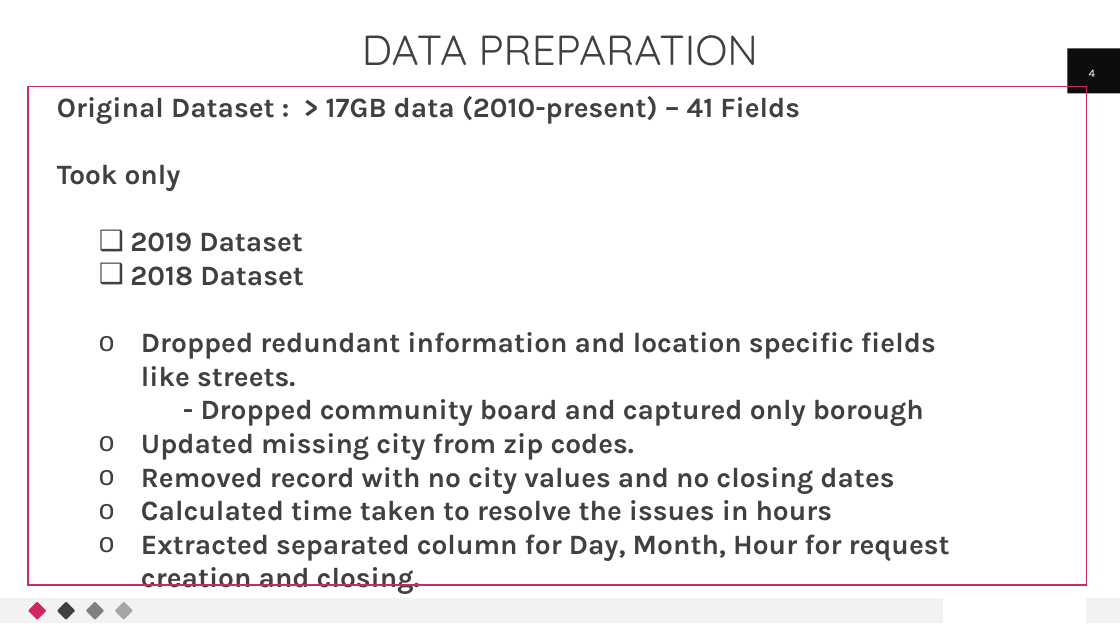
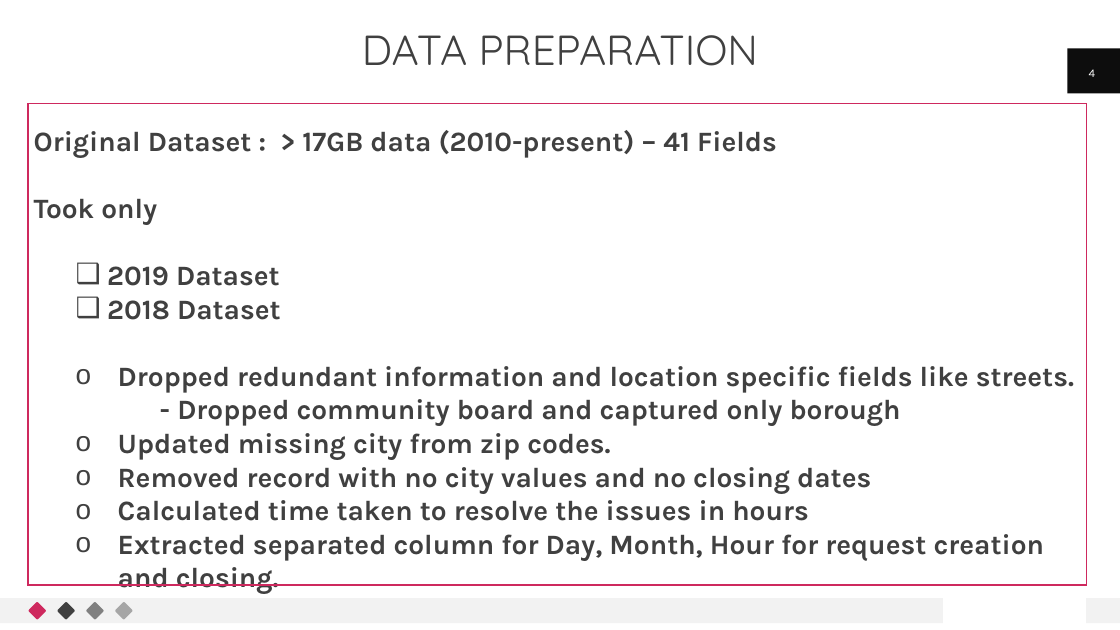
Before and after one commit to hareeshkavumkulath/BigdataAnalytics, a slide deck: slide 4 of Presentation/Presentation_Updated.pptx. Drawn at 1120x630 pixels with LibreOffice and Linux fonts; fonts in the diff are those of the drawing. Boxes give left, top, right and bottom in pixels: in the first picture for what was removed or moved away, otherwise in the second. Text is boxed around its words. In the diff, an @@ line names an element or a change of style, - is before the commit and + after.

```diff
--- a/Presentation/Presentation_Updated.pptx
+++ b/Presentation/Presentation_Updated.pptx
@@ rectangle: place and size @@
-rectangle at (28,87,1086,586)
+rectangle at (28,103,1086,585)
@@ text "Original Dataset : > 17GB ..." rewrapped from (57,96,950,594) to (34,130,1074,594) @@
```
Also in this commit, not shown: 10 other slides changed, 2 slides added, 3 slides removed.
